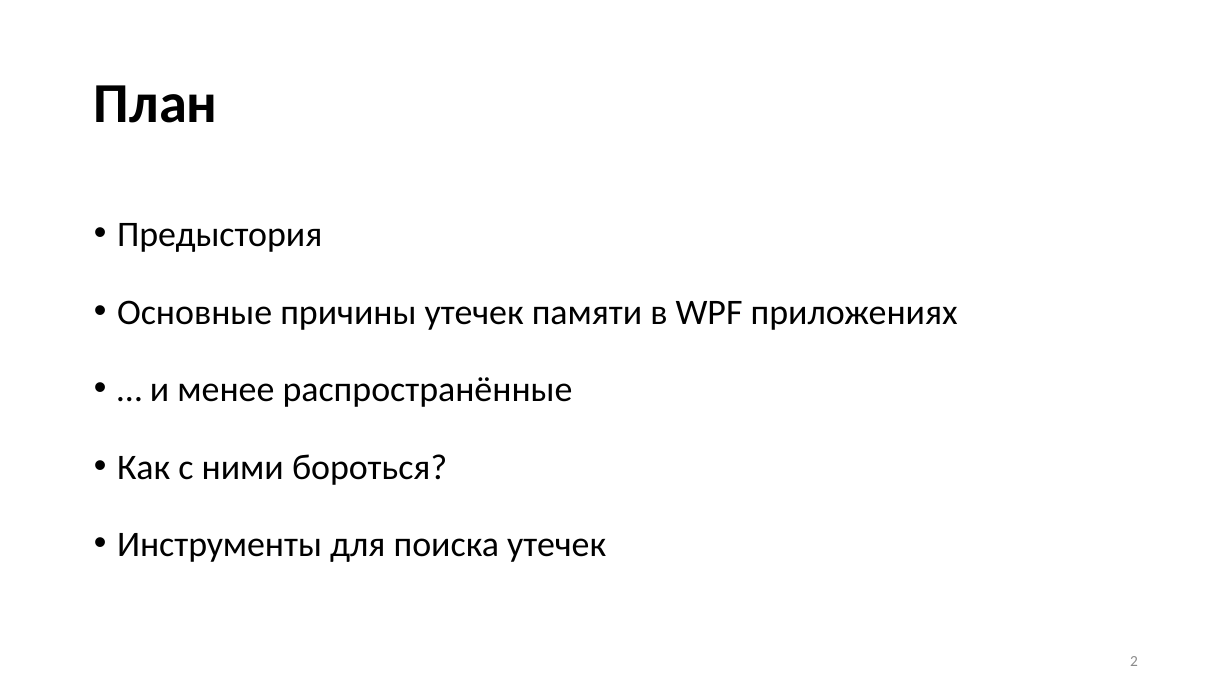
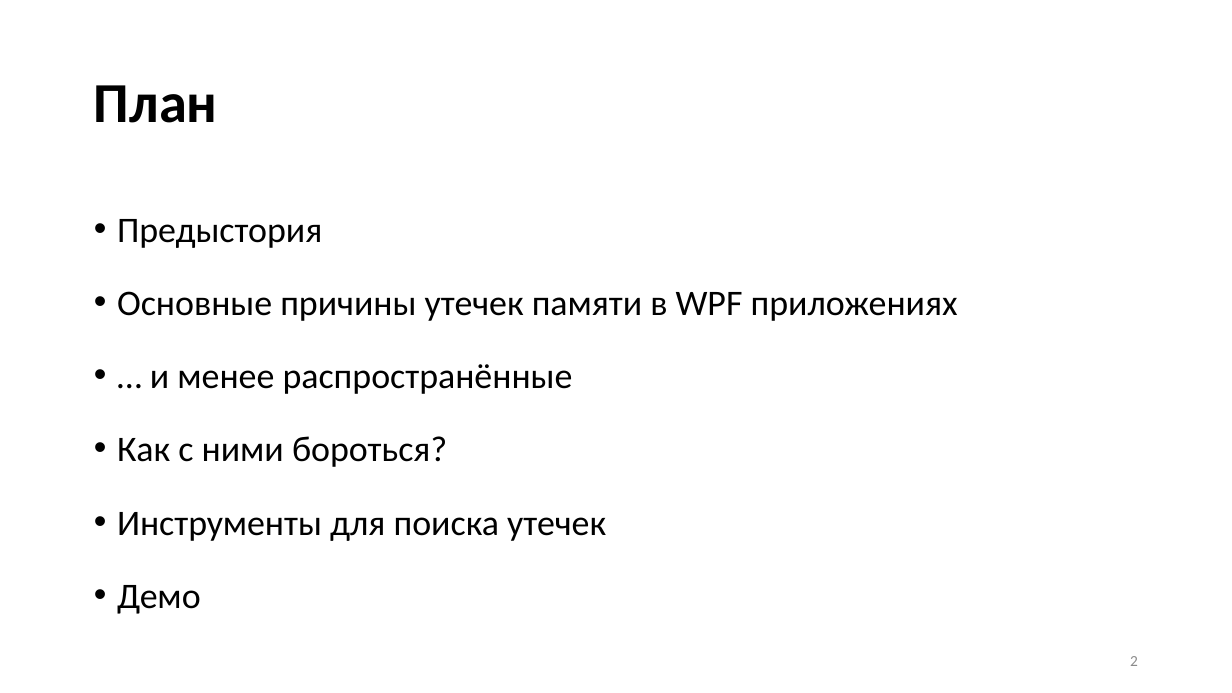
Before and after one commit to Talrandel/MemoryLeak, a slide deck: slide 2 of Утечки памяти.pptx. Drawn at 1232x693 pixels with LibreOffice and Linux fonts; fonts in the diff are those of the drawing. Boxes give left, top, right and bottom in pixels: in the first picture for what was removed or moved away, otherwise in the second. Text is boxed around its words. In the diff, an @@ line names an element or a change of style, - is before the commit and + after.

```diff
--- a/Утечки памяти.pptx
+++ b/Утечки памяти.pptx
@@ text at bbox=[117, 219, 958, 541]: line spacing 1.5 to 1.4 @@
@@ text at bbox=[117, 585, 201, 614]: paragraph added @@
+• Демо
```
Also in this commit, not shown: 10 other slides changed, 2 slides removed, 7 other files.
